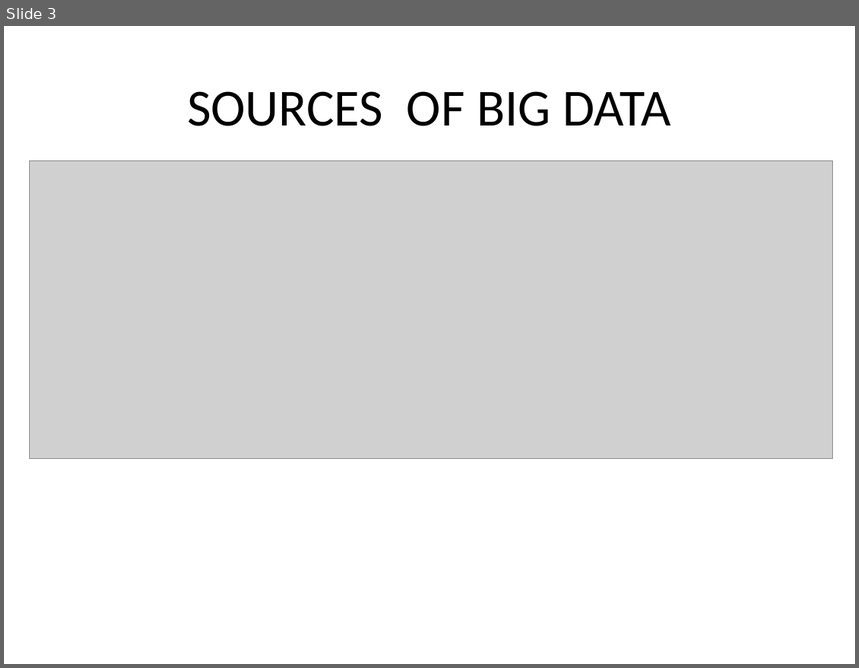
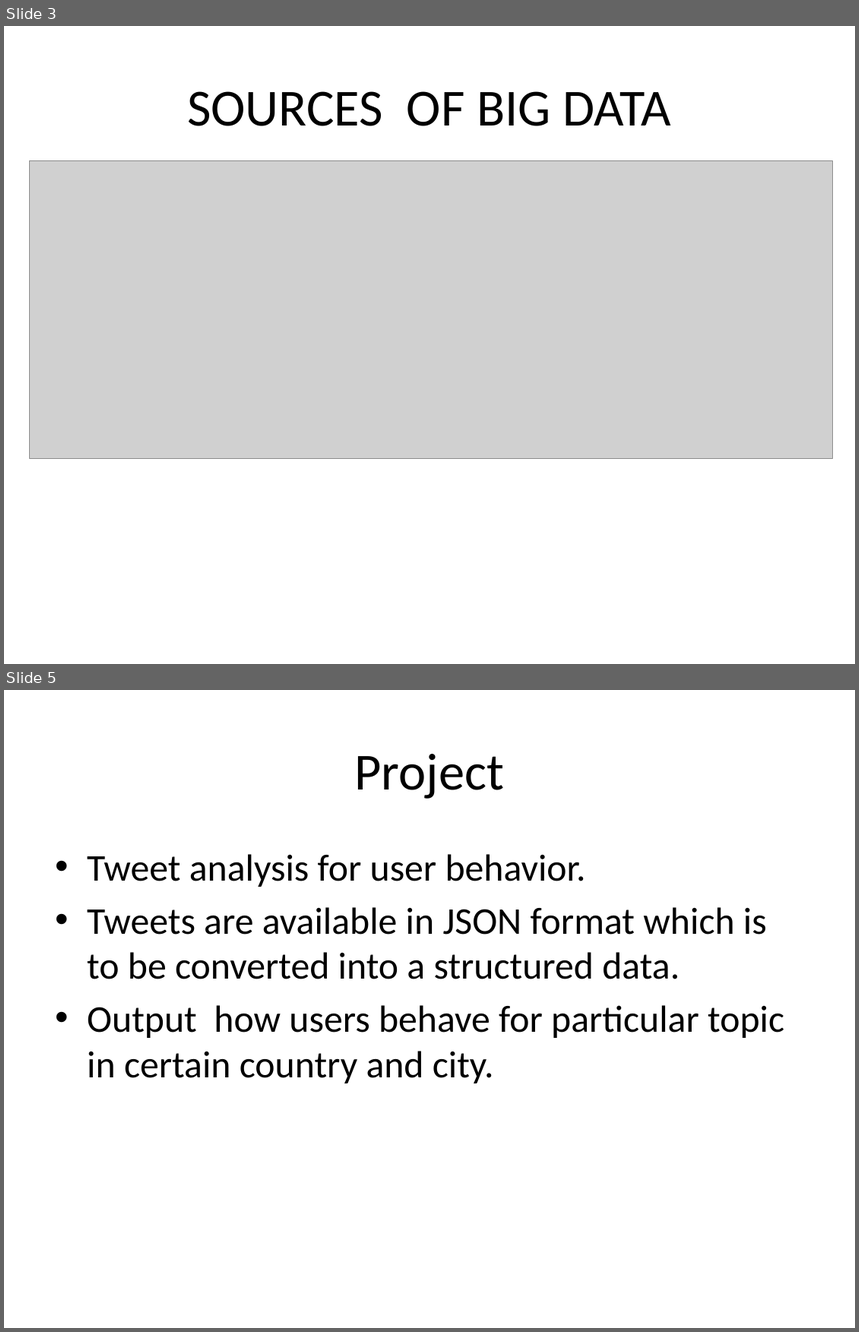
Before and after one commit to abhilashsaj/Big-Data-Analytics-and-Visualization, a slide deck: Paper 1/Paper Presentation.pptx. Shown one above the other, each under a label of ours: slide 3 before the commit, slides 3 and 5 after it; the slides between them are not shown. The pictures are 859x668 and 859x1332 pixels, drawn with LibreOffice and Linux fonts; fonts in the diff are those of the drawing; grey boxes stand for pictures. Boxes give left, top, right and bottom in pixels: in the first picture for what was removed or moved away, otherwise in the second. Text is boxed around its words. In the diff, an @@ line names an element or a change of style, - is before the commit and + after.

```diff
--- a/Paper 1/Paper Presentation.pptx
+++ b/Paper 1/Paper Presentation.pptx
@@ slide 5 added at [4,690,855,1328], background #FFFFFF @@
@@ title added at [355,754,504,799], 44 pt, text #000000 @@
+Project
@@ text added at [87,854,785,1084], 32 pt, text #000000 @@
+• Tweet analysis for user behavior.
+• Tweets are available in JSON format which is to be converted into a structured data.
+• Output how users behave for particular topic in certain country and city.
```
Also in this commit, not shown: 1 slide changed, 2 other slides added, 1 other file.
